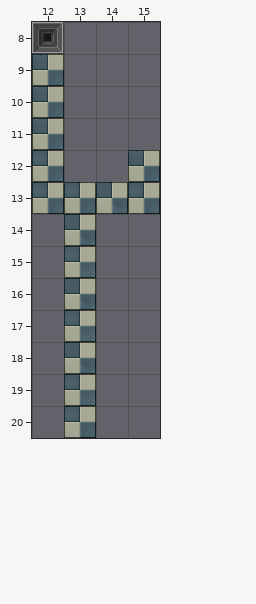
Level history. Tiled map: assets/maps/level0-0.tmx. The picture above is the old version.
Cells are 32x32 px. Shown: x 12..15, y 8..20.
After:
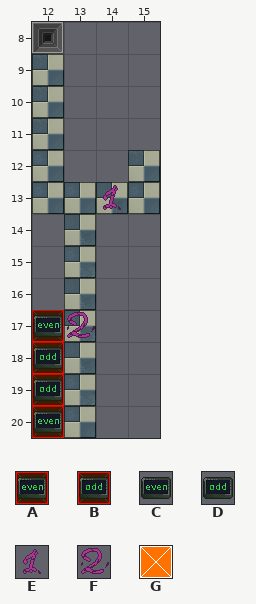
Key: from "activator_tiles": A 0 "TriggerTileBundle", B 1 "TriggerTileBundle"; from "graphics_tiles": C 22 "GraphicsTileBundle", D 23 "GraphicsTileBundle", E 26 "GraphicsTileBundle", F 27 "GraphicsTileBundle"; from "logic_tiles": G 2 "LogicTileBundle".
_ is an empty cell.
Tiles of an added or newly shown layer are drawn over the layers below it.
See-through tiles are keyed as they look on the map.
Difference:
Layer "level/logic":
There is now tile G in rows 17 to 20 at x 12.
Layer "level/triggers":
There is now tile A in row 17 at x 12; in row 20 at x 12.
There is now tile B in rows 18 to 19 at x 12.
Layer "graphics":
There is now tile C in row 17 at x 12; in row 20 at x 12.
There is now tile D in rows 18 to 19 at x 12.
Layer "hints" (added):
There is now tile E in row 13 at x 14.
There is now tile F in row 17 at x 13.
Changed places in both pictures, as pixel boxes (x1, y1, x2, y2):
added: (103, 185, 121, 210)
added: (32, 310, 95, 438)
